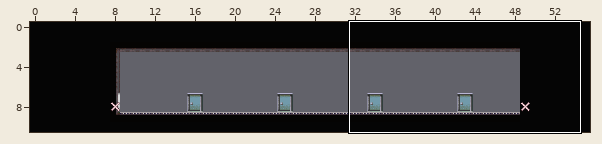
One commit to this Tiled map: scream-machine/Assets/Resources/RawMaps/Warehouse/InteriorHall.tmx. The picture above shows the old version from afar; the outline marks the close-up.
Close-up. Before the edit:
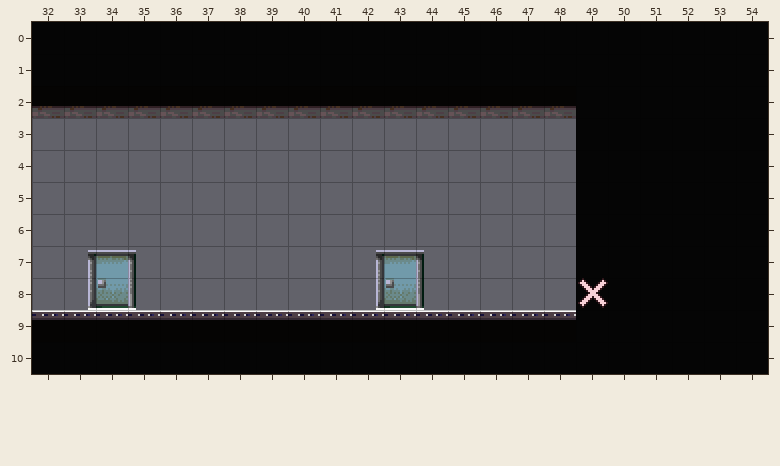
Cells are 16x16 px. Shown: x 32..54, y 0..10.
After:
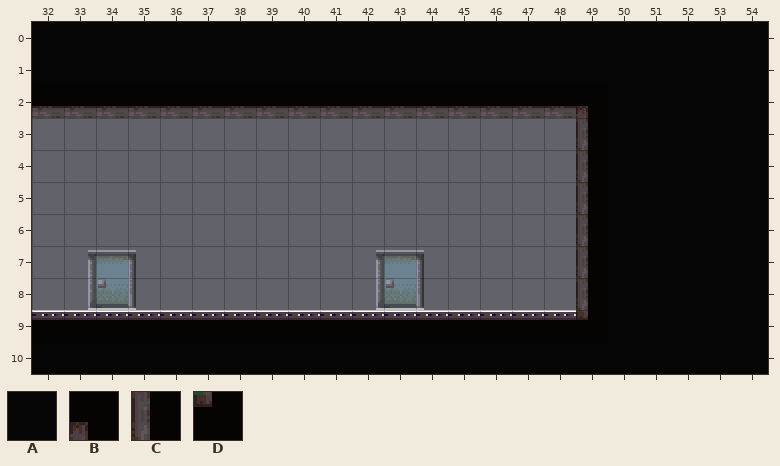
Key: from "general": A 0, B 14, C 30, D 78.
_ is an empty cell, . an unchanged one.
Change:
layer "FarDoors" opacity 100% -> 59%
layer "Passability" opacity 97% -> 0%
--- layer "Back"
@@ x 49..49 @@
- 2 A
- 3 A
- 4 A
- 5 A
- 6 A
- 7 A
- 8 A
- 9 A
+ 2 B
+ 3 C
+ 4 C
+ 5 C
+ 6 C
+ 7 C
+ 8 C
+ 9 D
